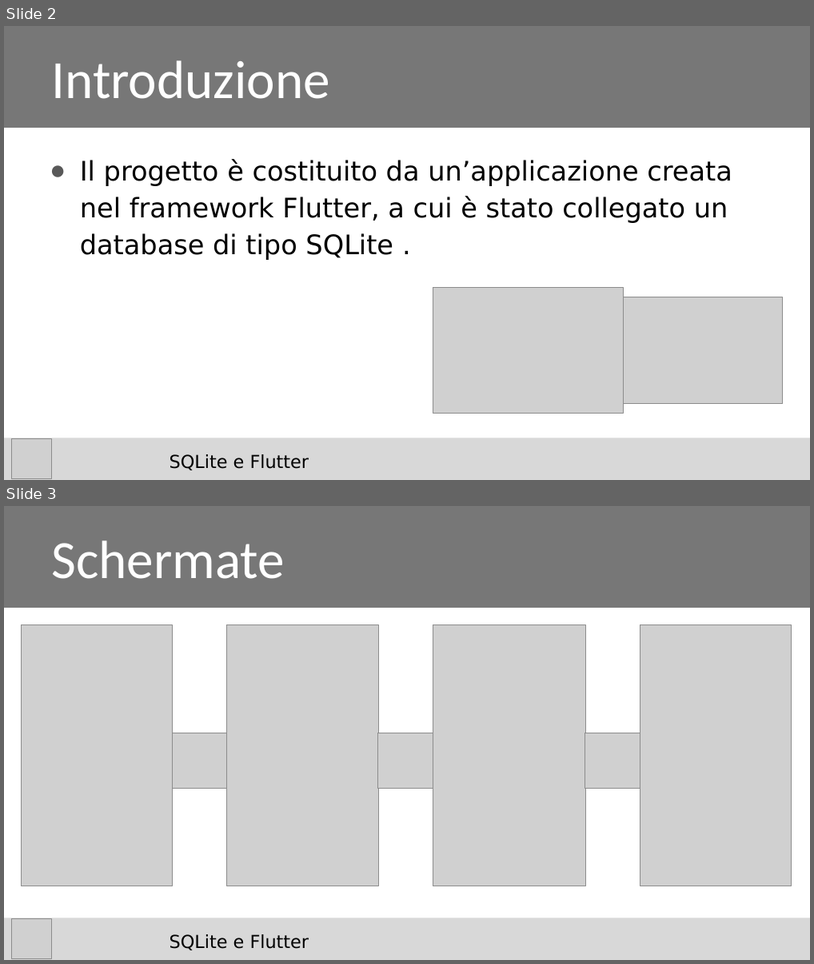
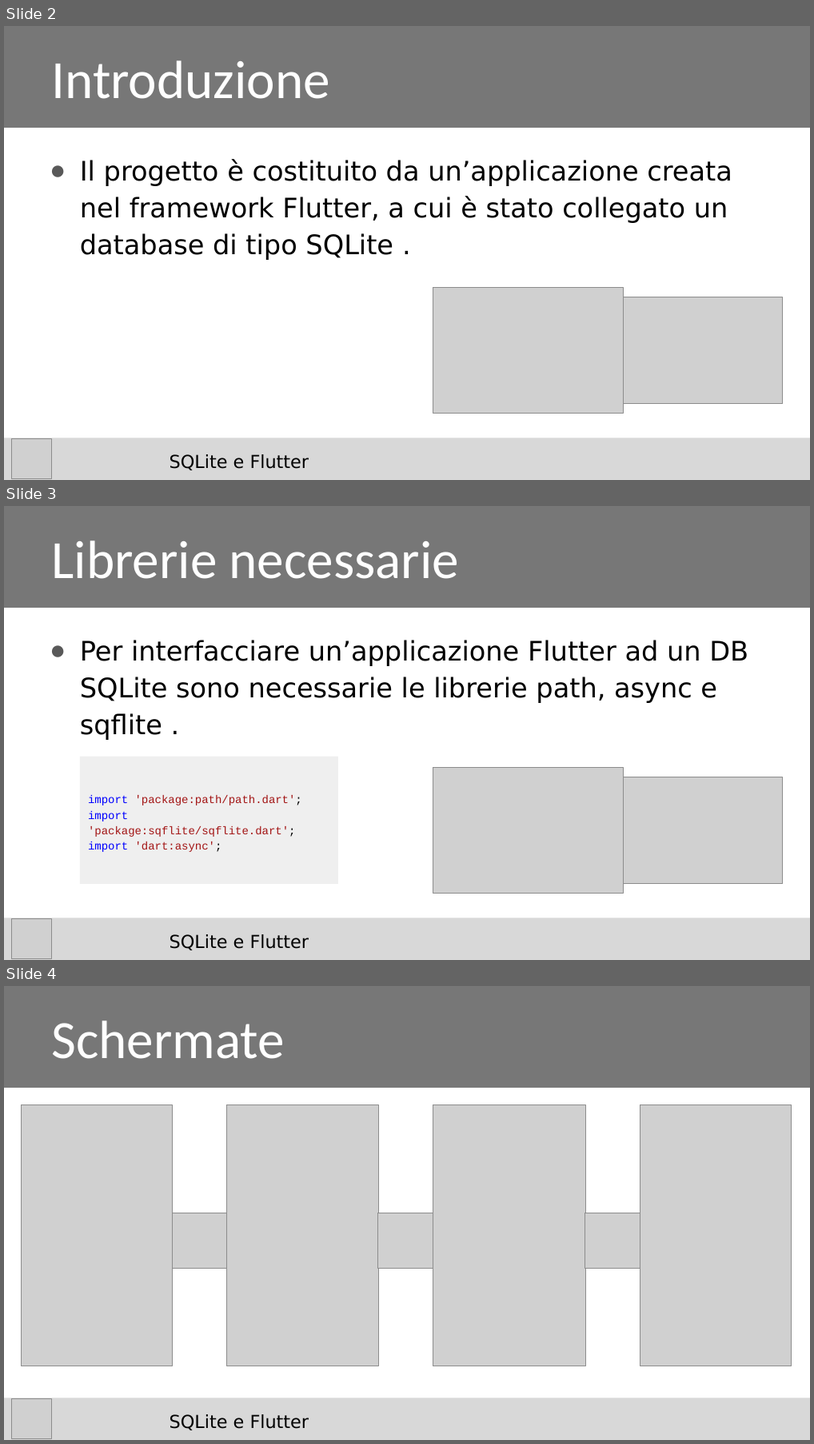
Before and after one commit to riccardosantarossa/SQLit_e_Flutter, a slide deck: Santarossa_Slides.pptx. Shown one above the other, each under a label of ours: slides 2 and 3 before the commit, slides 2, 3 and 4 after it. The pictures are 814x964 and 814x1444 pixels, drawn with LibreOffice and Linux fonts; fonts in the diff are those of the drawing; grey boxes stand for pictures; background and template pictures are left out. Boxes give left, top, right and bottom in pixels: in the first picture for what was removed or moved away, otherwise in the second. Text is boxed around its words. In the diff, an @@ line names an element or a change of style, - is before the commit and + after.

```diff
--- a/Santarossa_Slides.pptx
+++ b/Santarossa_Slides.pptx
@@ slide 3 added at (4, 506, 810, 960), background #FFFFFF; not listed: 1 template element that a slide beside it also shows @@
@@ title added at (4, 506, 810, 608), fill #777777, 48 pt, text #FFFFFF @@
+Librerie necessarie
@@ text added at (80, 640, 749, 740), 24 pt, text #000000 @@
+● Per interfacciare un’applicazione Flutter ad un DB SQLite sono necessarie le librerie path, async e sqflite .
@@ rectangle added at (80, 756, 338, 884), fill #EFEFEF, 10 pt, text #A31515 @@
+import 'package:path/path.dart';
+import 'package:sqflite/sqflite.dart';
+import 'dart:async';
@@ picture added at (433, 768, 623, 893) @@
@@ picture added at (623, 777, 783, 884) @@
@@ picture added at (12, 919, 51, 958) @@
@@ text added at (170, 934, 310, 950), 16 pt, text #000000 @@
+SQLite e Flutter
@@ what was slide 3 is now slide 4 @@
```
Also in this commit, not shown: 3 slides changed, 4 other slides added.
